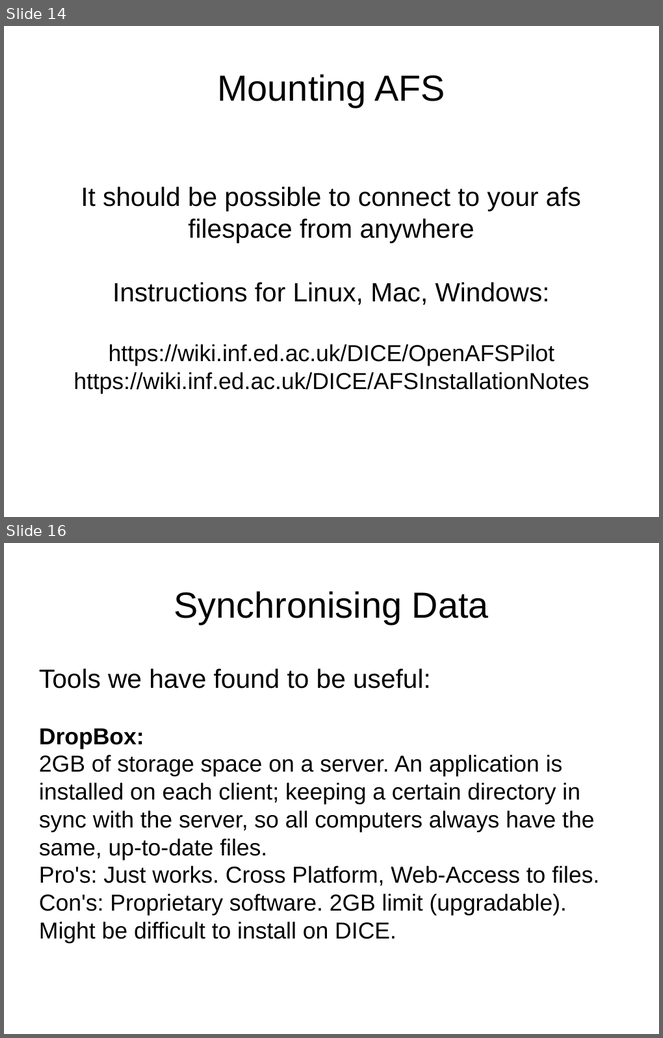
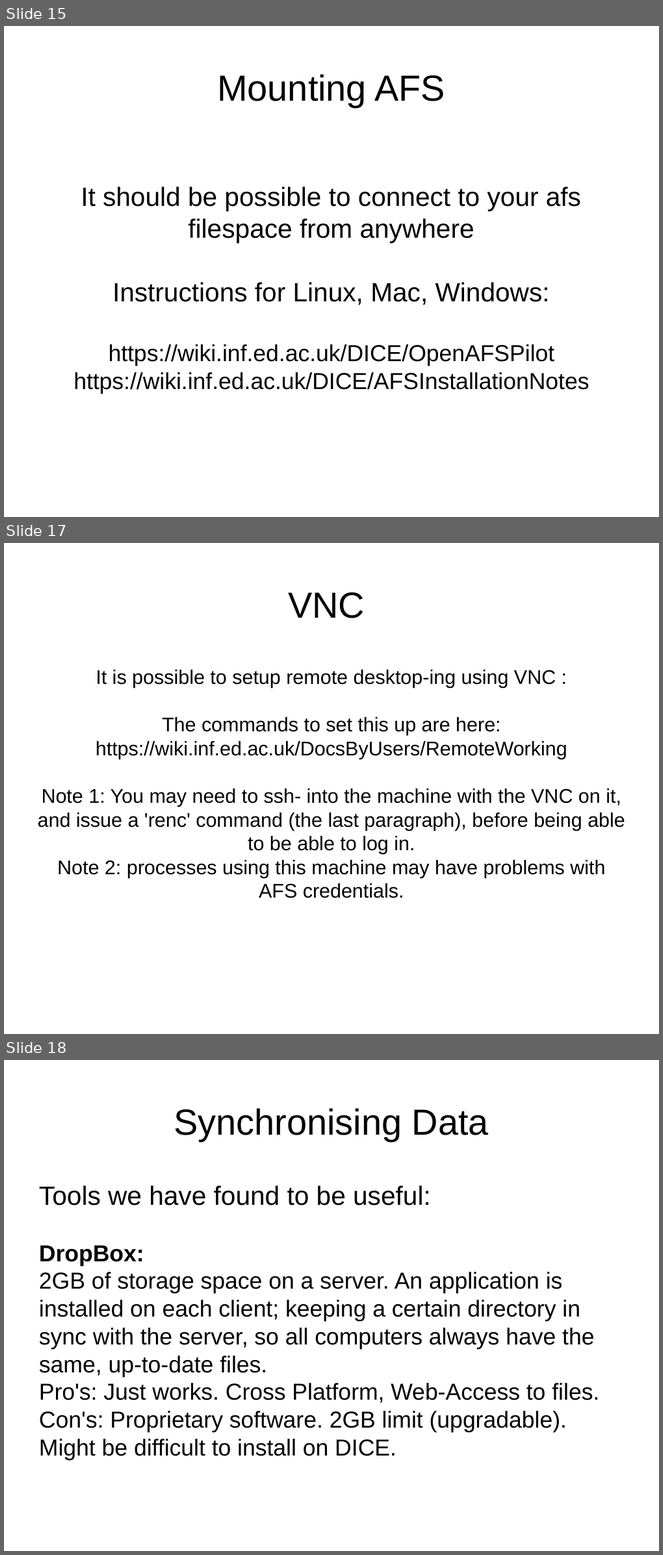
Before and after one commit to mikehulluk/IntroductionToResearchComputing, a slide deck: Wk2/WorkingRemotelyAndSynchronously.odp. Shown one above the other, each under a label of ours: slides 14 and 16 before the commit, slides 15, 17 and 18 after it; the slides between them are not shown. The pictures are 663x1038 and 663x1555 pixels, drawn with LibreOffice and Linux fonts; fonts in the diff are those of the drawing. Boxes give left, top, right and bottom in pixels: in the first picture for what was removed or moved away, otherwise in the second. Text is boxed around its words. In the diff, an @@ line names an element or a change of style, - is before the commit and + after.

```diff
--- a/Wk2/WorkingRemotelyAndSynchronously.odp
+++ b/Wk2/WorkingRemotelyAndSynchronously.odp
@@ slide 17 added at <box>4,543,659,1034</box>, background #FFFFFF @@
@@ title added at <box>288,592,365,618</box>, 44 pt, text #000000 @@
+VNC
@@ subtitle added at <box>38,670,625,899</box>, 24 pt, text #000000 @@
+It is possible to setup remote desktop-ing using VNC :
+The commands to set this up are here:
+https://wiki.inf.ed.ac.uk/DocsByUsers/RemoteWorking
+Note 1: You may need to ssh- into the machine with the VNC on it, and issue a 'renc' command (the last paragraph), before being able to be able to log in.
+Note 2: processes using this machine may have problems with AFS credentials.
@@ what was slide 14 is now slide 15 @@
@@ what was slide 16 is now slide 18 @@
```
Also in this commit, not shown: 5 slides changed, 2 other slides added.
